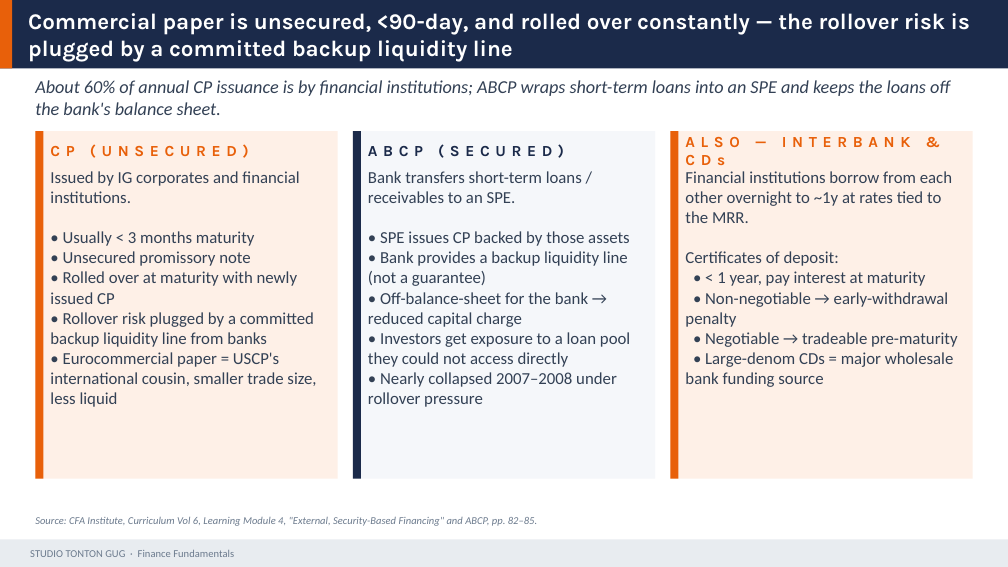
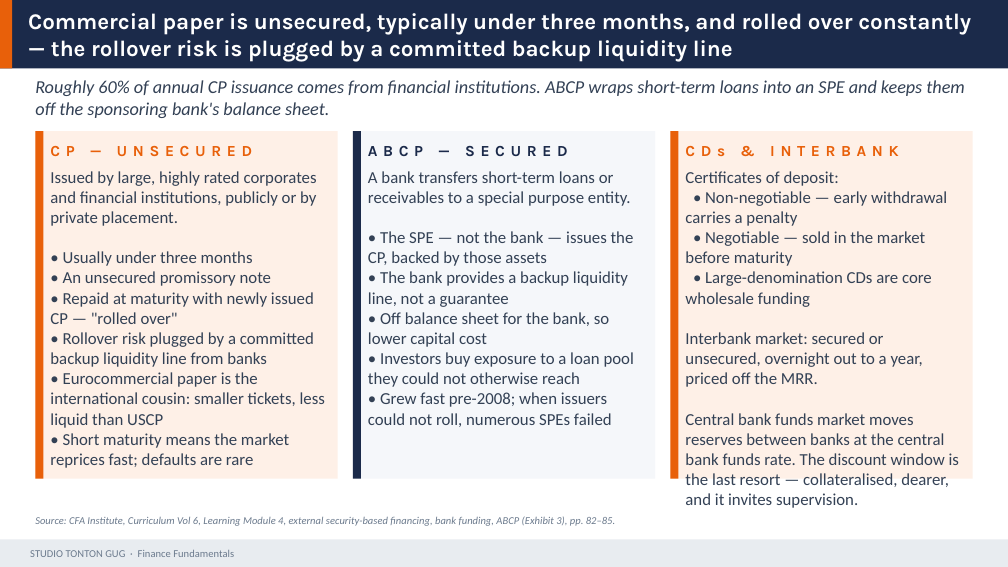
Before and after one commit to Gug4ever/Tonton_Gug_Studio, a slide deck: slide 24 of assets/finance/D13_FI_I_Instruments_Markets.pptx. Drawn at 1008x567 pixels with LibreOffice and Linux fonts; fonts in the diff are those of the drawing. Boxes give left, top, right and bottom in pixels: in the first picture for what was removed or moved away, otherwise in the second. Text is boxed around its words. In the diff, an @@ line names an element or a change of style, - is before the commit and + after.

```diff
--- a/assets/finance/D13_FI_I_Instruments_Markets.pptx
+++ b/assets/finance/D13_FI_I_Instruments_Markets.pptx
@@ text at [28,13,971,62]: text changed @@
-Commercial paper is unsecured, <90-day, and rolled over constantly — the rollover risk is plugged by a committed backup liquidity line
+Commercial paper is unsecured, typically under three months, and rolled over constantly — the rollover risk is plugged by a committed backup liquidity line
@@ text at [35,80,965,118]: text changed @@
-About 60% of annual CP issuance is by financial institutions; ABCP wraps short-term loans into an SPE and keeps the loans off the bank's balance sheet.
+Roughly 60% of annual CP issuance comes from financial institutions. ABCP wraps short-term loans into an SPE and keeps them off the sponsoring bank's balance sheet.
@@ text at [50,146,252,156]: text changed @@
-CP (UNSECURED)
+CP — UNSECURED
@@ text at [368,146,567,156]: text changed @@
-ABCP (SECURED)
+ABCP — SECURED
@@ text at [685,146,898,156]: text changed @@
-ALSO — INTERBANK & CDs
+CDs & INTERBANK
@@ text at [50,171,317,324]: text changed @@
-Issued by IG corporates and financial institutions.
-• Usually < 3 months maturity
-• Unsecured promissory note
-• Rolled over at maturity with newly issued CP
+Issued by large, highly rated corporates and financial institutions, publicly or by private placement.
+• Usually under three months
+• An unsecured promissory note
+• Repaid at maturity with newly issued CP — "rolled over"
@@ text at [368,171,634,427]: text changed @@
-Bank transfers short-term loans / receivables to an SPE.
-• SPE issues CP backed by those assets
-• Bank provides a backup liquidity line (not a guarantee)
-• Off-balance-sheet for the bank → reduced capital charge
-• Investors get exposure to a loan pool they could not access directly
-• Nearly collapsed 2007–2008 under rollover pressure
+A bank transfers short-term loans or receivables to a special purpose entity.
+• The SPE — not the bank — issues the CP, backed by those assets
+• The bank provides a backup liquidity line, not a guarantee
+• Off balance sheet for the bank, so lower capital cost
+• Investors buy exposure to a loan pool they could not otherwise reach
+• Grew fast pre-2008; when issuers could not roll, numerous SPEs failed
@@ text at [685,171,952,223]: paragraph removed @@
-Financial institutions borrow from each other overnight to ~1y at rates tied to the MRR.
@@ text at [685,191,959,487]: text changed @@
-• < 1 year, pay interest at maturity
-• Non-negotiable → early-withdrawal penalty
-• Negotiable → tradeable pre-maturity
-• Large-denom CDs = major wholesale bank funding source
+• Non-negotiable — early withdrawal carries a penalty
+• Negotiable — sold in the market before maturity
+• Large-denomination CDs are core wholesale funding
+Interbank market: secured or unsecured, overnight out to a year, priced off the MRR.
+Central bank funds market moves reserves between banks at the central bank funds rate. The discount window is the last resort — collateralised, dearer, and it invites supervision.
@@ text at [50,372,325,468]: text changed @@
-• Eurocommercial paper = USCP's international cousin, smaller trade size, less liquid
+• Eurocommercial paper is the international cousin: smaller tickets, less liquid than USCP
+• Short maturity means the market reprices fast; defaults are rare
@@ text at [35,516,615,526]: text changed @@
-Source: CFA Institute, Curriculum Vol 6, Learning Module 4, "External, Security-Based Financing" and ABCP, pp. 82–85.
+Source: CFA Institute, Curriculum Vol 6, Learning Module 4, external security-based financing, bank funding, ABCP (Exhibit 3), pp. 82–85.
```
Also in this commit, not shown: 28 other slides changed, 9 other files.
